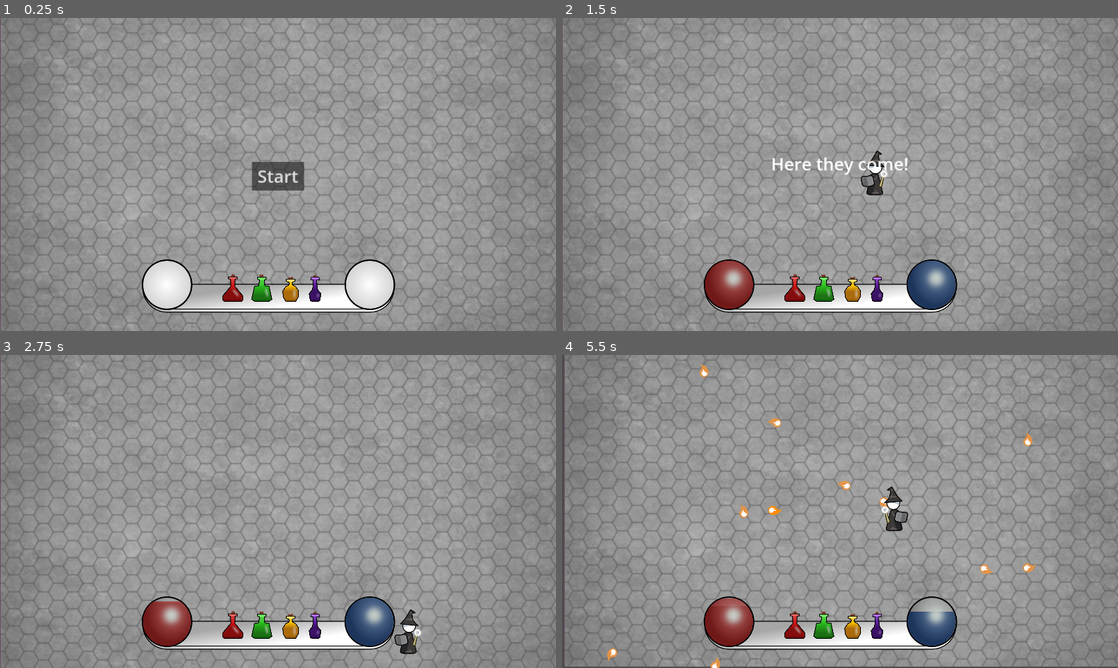
Above: before the commit, frames 1-4 (two rows, left to right).
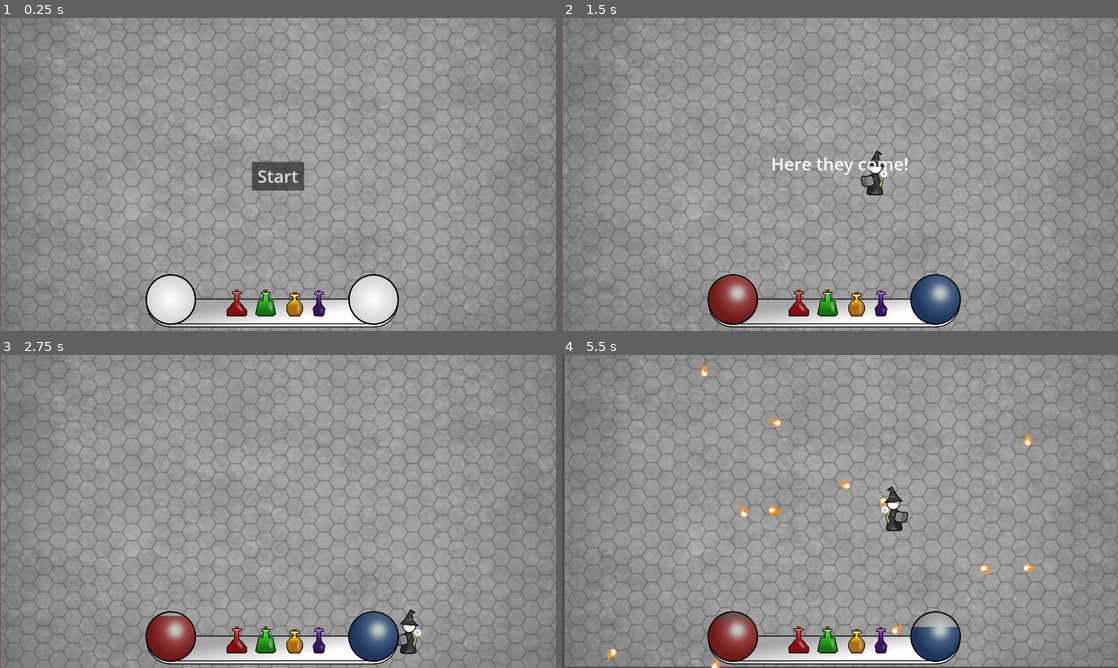
Above: after the commit, the same moments.

Repository: kurilluk/GDSJam23
Game: Godot game, scene res://assets/scenes/Main.tscn
The game is run twice, just before and just after one commit, with the same random seed, the same clock (stepped at 60 frames per second) and the same inputs.
Inputs:
- Up to frame 1 (0.25 s): no input
- Up to frame 2 (1.5 s): click "Start" at 0.5 s; hold D (Right) from 1.28 s (still down); tap 1 (Potion_1) at 1.35 s
- Up to frame 3 (2.75 s): release D (Right) at 2.03 s; hold S (Down) from 2.03 s (still down); tap 2 (Potion_2) at 2.1 s
- Up to frame 4 (5.5 s): release S (Down) at 2.78 s; hold D (Right) 2.78-3.53 s; tap one key every 0.75 s from 2.85 s: 3 (Potion_3) 4 (Potion_4) 1 (Potion_1) 2 (Potion_2); hold W (Up) 3.53-4.28 s; hold A (Left) from 4.28 s (still down)

The runs differ from the first frame. In frame 1, 6.0% of the frame differs, in the area x 25-72%, y 77-99%; in frame 2, 6.5%; in frame 3, 6.5%; in frame 4, 6.5%.

Commit message:
add sound test

Diff:
--- a/examples/dodge_the_creeps/assets/scenes/Fireball.tscn
+++ b/examples/dodge_the_creeps/assets/scenes/Fireball.tscn
@@ -1,8 +1,9 @@
-[gd_scene load_steps=5 format=3 uid="uid://ddifmu7obmqe2"]
+[gd_scene load_steps=6 format=3 uid="uid://ddifmu7obmqe2"]
 
 [ext_resource type="Script" path="res://assets/scripts/Fireball.gd" id="1_g27v3"]
 [ext_resource type="Texture2D" uid="uid://ujab88aefoss" path="res://assets/sprites/projectiles/fireball_white_bottom.png" id="2_awhom"]
 [ext_resource type="Texture2D" uid="uid://cda4ju411if4h" path="res://assets/sprites/projectiles/fireball_white_top.png" id="3_hlxu0"]
+[ext_resource type="AudioStream" uid="uid://bwrorlrgppgry" path="res://assets/sound/Fireball1.mp3" id="4_r4vrk"]
 
 [sub_resource type="CircleShape2D" id="CircleShape2D_pdiw0"]
 radius = 23.0
@@ -32,6 +33,9 @@
 z_index = 3
 texture = ExtResource("3_hlxu0")
 
+[node name="Fire_1" type="AudioStreamPlayer2D" parent="."]
+stream = ExtResource("4_r4vrk")
+
 [connection signal="area_entered" from="." to="." method="_on_area_entered"]
 [connection signal="body_entered" from="." to="." method="_on_body_entered"]
 [connection signal="screen_exited" from="VisibleOnScreenNotifier2D" to="." method="_on_screen_exited"]
--- a/examples/dodge_the_creeps/assets/scenes/HUD.tscn
+++ b/examples/dodge_the_creeps/assets/scenes/HUD.tscn
@@ -99,10 +99,10 @@
 
 [node name="HealthBar" type="TextureProgressBar" parent="."]
 z_index = 10
-offset_left = 494.0
-offset_top = 837.0
-offset_right = 659.0
-offset_bottom = 1003.0
+offset_left = 507.5
+offset_top = 888.0
+offset_right = 672.5
+offset_bottom = 1054.0
 value = 100.0
 fill_mode = 3
 texture_under = ExtResource("2_jl3v8")
@@ -113,22 +113,22 @@
 
 [node name="UnderlyingHealthBar" type="TextureProgressBar" parent="."]
 z_index = 9
-offset_left = 494.0
-offset_top = 837.0
-offset_right = 661.0
-offset_bottom = 1009.0
+offset_left = 506.5
+offset_top = 888.0
+offset_right = 673.5
+offset_bottom = 1060.0
 value = 100.0
 fill_mode = 3
 texture_progress = ExtResource("4_2hixl")
 tint_under = Color(0.207843, 0.207843, 0.207843, 1)
-tint_progress = Color(0.882353, 0, 0.0196078, 0.768627)
+tint_progress = Color(0.356863, 0, 0.00392157, 0.768627)
 
 [node name="ManaBar" type="TextureProgressBar" parent="."]
 z_index = 10
-offset_left = 1194.0
-offset_top = 837.0
-offset_right = 1361.0
-offset_bottom = 1009.0
+offset_left = 1207.5
+offset_top = 888.0
+offset_right = 1374.5
+offset_bottom = 1060.0
 value = 100.0
 fill_mode = 3
 texture_under = ExtResource("2_jl3v8")
@@ -138,10 +138,11 @@
 tint_progress = Color(0.0784314, 0.203922, 0.411765, 1)
 
 [node name="UnderlyingManaBar" type="TextureProgressBar" parent="."]
-offset_left = 1194.0
-offset_top = 837.0
-offset_right = 1361.0
-offset_bottom = 1009.0
+z_index = 9
+offset_left = 1205.5
+offset_top = 888.0
+offset_right = 1372.5
+offset_bottom = 1060.0
 value = 100.0
 fill_mode = 3
 texture_progress = ExtResource("4_2hixl")
@@ -159,11 +160,11 @@
 mouse_filter = 2
 
 [node name="Hub" type="Sprite2D" parent="."]
-position = Vector2(927, 924)
+position = Vector2(940, 975)
 texture = ExtResource("5_jwupg")
 
 [node name="Potions" parent="." instance=ExtResource("5_kv5n5")]
-position = Vector2(754, 880)
+position = Vector2(767.5, 931)
 scale = Vector2(0.5, 0.5)
 
 [connection signal="pressed" from="StartButton" to="." method="_on_StartButton_pressed"]
--- a/examples/dodge_the_creeps/assets/scenes/Player.tscn
+++ b/examples/dodge_the_creeps/assets/scenes/Player.tscn
@@ -95,4 +95,7 @@
 position = Vector2(0, -5)
 texture = ExtResource("7_jf8c2")
 
+[node name="AudioListener2D" type="AudioListener2D" parent="."]
+current = true
+
 [connection signal="body_entered" from="." to="." method="_on_Player_body_entered"]
--- a/examples/dodge_the_creeps/assets/scripts/Fireball.gd
+++ b/examples/dodge_the_creeps/assets/scripts/Fireball.gd
@@ -27,6 +27,9 @@
 	position = new_position
 	pass
 
+func _ready():
+	$Fire_1.play()
+
 # Called every frame. 'delta' is the elapsed time since the previous frame.
 func _process(delta):
 	position = position + (direction * speed * delta)
Not shown, added: examples/dodge_the_creeps/assets/sound/Button 1.mp3.import
Not shown, added: examples/dodge_the_creeps/assets/sound/Fireball1.mp3.import
Not shown, added: examples/dodge_the_creeps/assets/sound/Fireball2.mp3.import
Not shown, added: examples/dodge_the_creeps/assets/sound/Fireball3.mp3.import
Not shown, added: examples/dodge_the_creeps/assets/sound/Gameover.mp3.import
Not shown, added: examples/dodge_the_creeps/assets/sound/Healing_potion.mp3.import
Not shown, added: examples/dodge_the_creeps/assets/sound/Healingdrain_potion.mp3.import
Not shown, added: examples/dodge_the_creeps/assets/sound/Mana_potion.mp3.import
Not shown, added: examples/dodge_the_creeps/assets/sound/Manadrain_potion.mp3.import
Not shown, added: examples/dodge_the_creeps/assets/sound/Startgame.mp3.import
Not shown, added: examples/dodge_the_creeps/assets/sound/Vocal_Haha_Spellsuccess.mp3.import
Not shown, added: examples/dodge_the_creeps/assets/sound/Vocal_Haha_Spellsuccess2.mp3.import
(and 44 more such lines)
